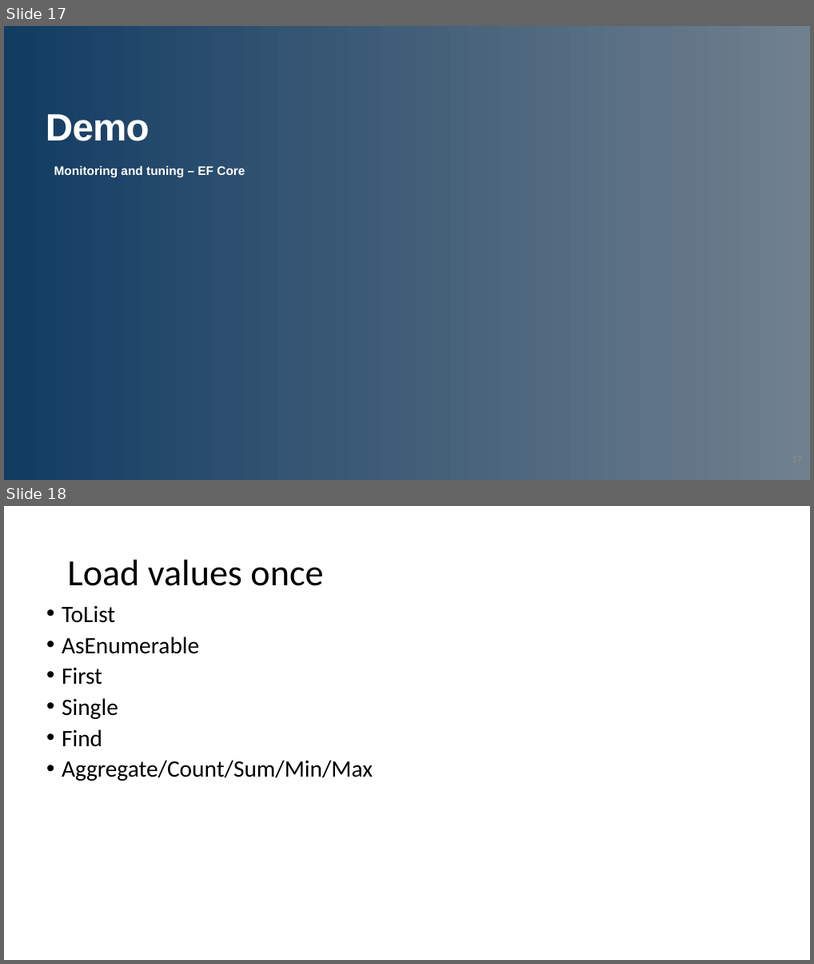
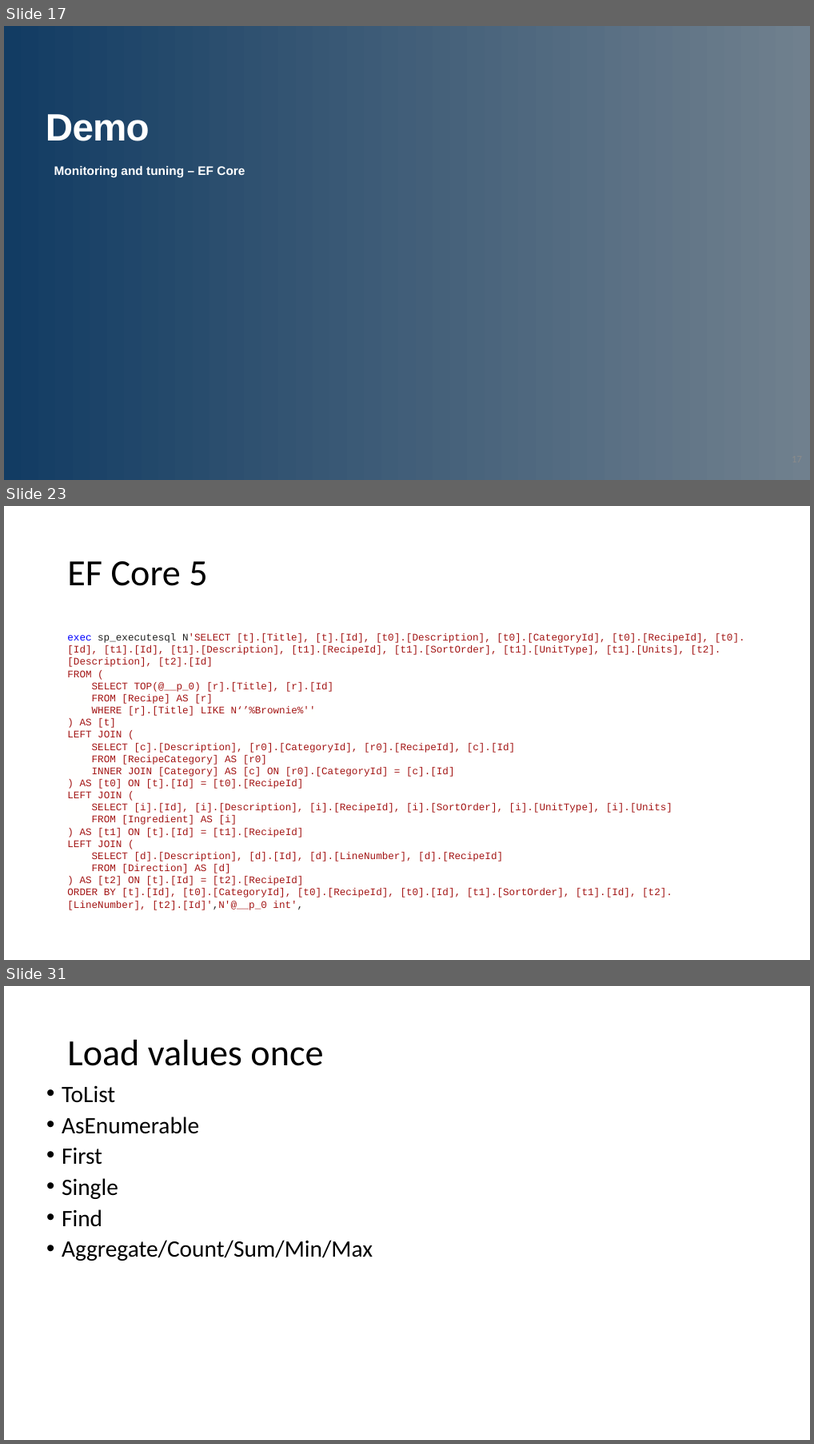
Before and after one commit to jwooley/RecipeWebApi, a slide deck: EFPerf.pptx. Shown one above the other, each under a label of ours: slides 17 and 18 before the commit, slides 17, 23 and 31 after it; the slides between them are not shown. The pictures are 814x964 and 814x1444 pixels, drawn with LibreOffice and Linux fonts; fonts in the diff are those of the drawing; background and template pictures are left out. Boxes give left, top, right and bottom in pixels: in the first picture for what was removed or moved away, otherwise in the second. Text is boxed around its words. In the diff, an @@ line names an element or a change of style, - is before the commit and + after.

Commit message:
Updating slides for EF Core enhancements

```diff
--- a/EFPerf.pptx
+++ b/EFPerf.pptx
@@ slide 23 added at (x1=4, y1=506, x2=810, y2=960), background #FFFFFF @@
@@ title added at (x1=67, y1=561, x2=207, y2=586), 33 pt, text #000000 @@
+EF Core 5
@@ text added at (x1=67, y1=633, x2=746, y2=910), 9 pt, text #A31515 @@
+exec sp_executesql N'SELECT [t].[Title], [t].[Id], [t0].[Description], [t0].[CategoryId], [t0].[RecipeId], [t0].[Id], [t1].[Id], [t1].[Description], [t1].[RecipeId], [t1].[SortOrder], [t1].[UnitType], [t1].[Units], [t2].[Description], [t2].[Id]
+FROM (
+SELECT TOP(@__p_0) [r].[Title], [r].[Id]
+FROM [Recipe] AS [r]
+WHERE [r].[Title] LIKE N‘’%Brownie%''
+) AS [t]
+LEFT JOIN (
+SELECT [c].[Description], [r0].[CategoryId], [r0].[RecipeId], [c].[Id]
+FROM [RecipeCategory] AS [r0]
+INNER JOIN [Category] AS [c] ON [r0].[CategoryId] = [c].[Id]
+) AS [t0] ON [t].[Id] = [t0].[RecipeId]
+LEFT JOIN (
+SELECT [i].[Id], [i].[Description], [i].[RecipeId], [i].[SortOrder], [i].[UnitType], [i].[Units]
+FROM [Ingredient] AS [i]
+) AS [t1] ON [t].[Id] = [t1].[RecipeId]
+LEFT JOIN (
+SELECT [d].[Description], [d].[Id], [d].[LineNumber], [d].[RecipeId]
+FROM [Direction] AS [d]
+) AS [t2] ON [t].[Id] = [t2].[RecipeId]
+ORDER BY [t].[Id], [t0].[CategoryId], [t0].[RecipeId], [t0].[Id], [t1].[SortOrder], [t1].[Id], [t2].[LineNumber], [t2].[Id]',N'@__p_0 int',
@@ what was slide 18 is now slide 31 @@
```
Also in this commit, not shown: 1 slide changed, 12 other slides added.
